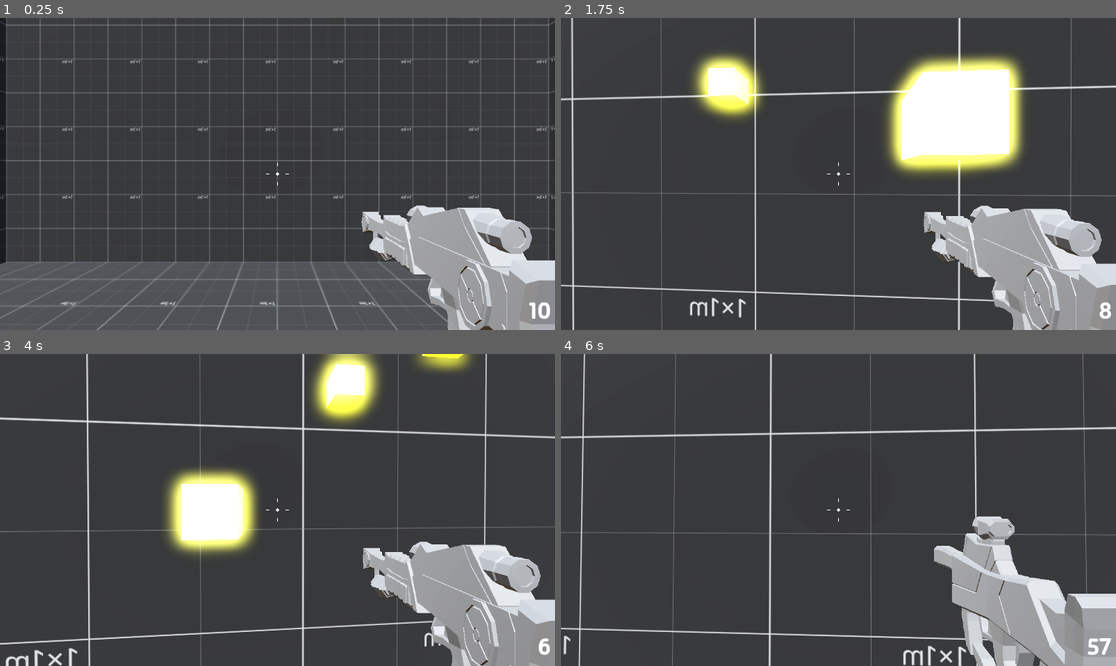
Above: before the commit, frames 1-4 (two rows, left to right).
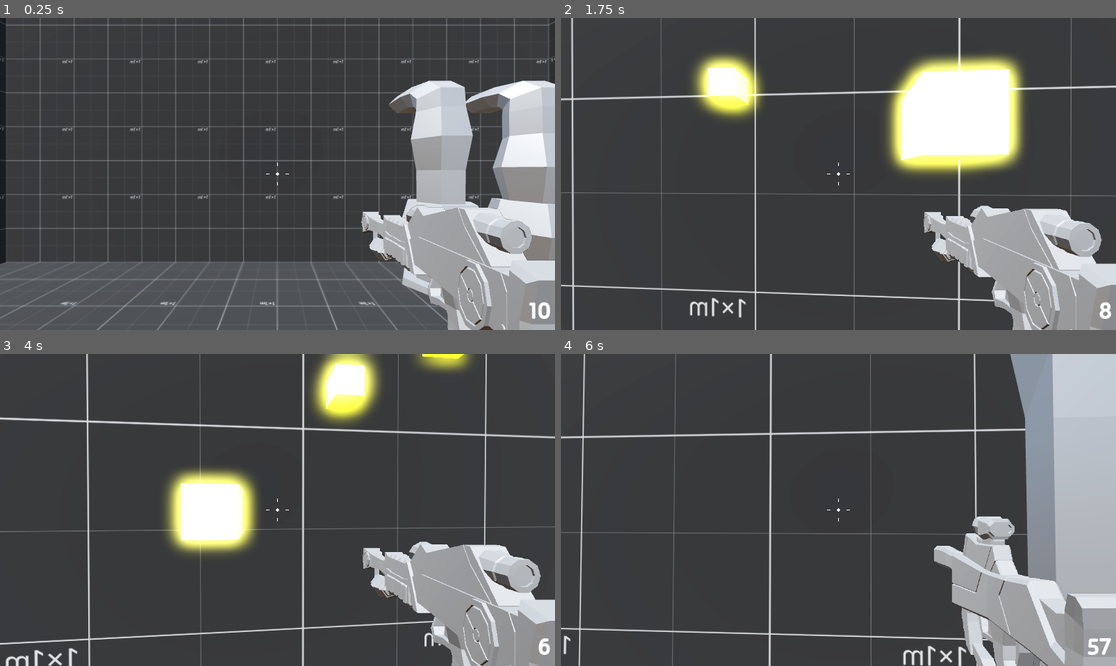
Above: after the commit, the same moments.

Repository: CommanderTempest/Robo-Rampage
Game: Godot game, scene res://Levels/main_level.tscn
Same seed, same stepped clock (60 frames per second), same inputs: the game is played once before the commit and once after it.
Inputs (mouse positions are in pixels of both pictures, inside the frame that each line leads up to):
- Up to frame 1 (0.25 s): no input
- Up to frame 2 (1.75 s): tap Enter at 0.5 s; move the mouse to (866, 174) at 0.52 s; press the mouse at (866, 174) at 0.53 s; hold W (move_forward) from 0.53 s (still down); tap Space (jump) at 0.77, 1.52 s; move the mouse to (810, 174) at 1.27 s; release the mouse at (810, 174) at 1.28 s; right-click (810, 174) at 1.35 s; click (810, 174) at 1.55 s
- Up to frame 3 (4 s): keep holding W (move_forward); move the mouse to (288, 503) at 2.02 s; press the mouse at (288, 503) at 2.03 s; move the mouse to (271, 516) at 2.77 s; release the mouse at (271, 516) at 2.78 s; tap Mouse wheel down (last_weapon) at 2.85 s; tap Space (jump) at 3.02, 3.77 s; click (271, 516) at 3.05 s; move the mouse to (316, 513) at 3.52 s; hold Mouse wheel up (next_weapon) from 3.53 s (still down); click (316, 513) at 3.8 s
- Up to frame 4 (6 s): move the mouse to (794, 506) at 4.27 s; release Mouse wheel up (next_weapon) at 4.28 s; tap 1 (weapon_1) at 4.35 s; tap Space (jump) at 4.52 s; click (794, 506) at 4.55 s; move the mouse to (844, 510) at 5.02 s; hold 2 (weapon_2) 5.03-5.78 s; click (844, 510) at 5.3 s; move the mouse to (816, 503) at 5.77 s; release W (move_forward) at 5.78 s; hold D (move_right) from 5.78 s (still down); click (816, 503) at 5.85 s

The runs differ from the first frame. In frame 1, 10% of the frame differs, in the area x 1-100%, y 2-89%; in frame 2, 0.1%; in frame 3, less than 0.1%; in frame 4, 12%, in the area x 80-100%, y 0-100%.

Commit message:
Added props & Bug Fixes
+Fixed label bugs
+Fixed spark bugs
+Added props to the level

Diff:
--- a/Enemy/enemy.gd
+++ b/Enemy/enemy.gd
@@ -65,5 +65,4 @@
 	look_at(global_position + adjusted_direction, Vector3.UP, true)
 
 func attack() -> void:
-	print("Enemy Attack!")
 	player.hitpoints -= enemy_damage
--- a/Enemy/enemy.tscn
+++ b/Enemy/enemy.tscn
@@ -47,6 +47,22 @@
 }]
 }
 
+[sub_resource type="Animation" id="Animation_jua6w"]
+resource_name = "Idle"
+loop_mode = 1
+tracks/0/type = "value"
+tracks/0/imported = false
+tracks/0/enabled = true
+tracks/0/path = NodePath("Drone:position")
+tracks/0/interp = 1
+tracks/0/loop_wrap = true
+tracks/0/keys = {
+"times": PackedFloat32Array(0, 0.5),
+"transitions": PackedFloat32Array(-2, -2),
+"update": 0,
+"values": [Vector3(0, 0.45, 0), Vector3(0, 0.615312, 0)]
+}
+
 [sub_resource type="Animation" id="Animation_110sy"]
 length = 0.001
 tracks/0/type = "value"
@@ -72,22 +88,6 @@
 "transitions": PackedFloat32Array(1),
 "update": 0,
 "values": [Vector3(1, 1, 1)]
-}
-
-[sub_resource type="Animation" id="Animation_jua6w"]
-resource_name = "Idle"
-loop_mode = 1
-tracks/0/type = "value"
-tracks/0/imported = false
-tracks/0/enabled = true
-tracks/0/path = NodePath("Drone:position")
-tracks/0/interp = 1
-tracks/0/loop_wrap = true
-tracks/0/keys = {
-"times": PackedFloat32Array(0, 0.5),
-"transitions": PackedFloat32Array(-2, -2),
-"update": 0,
-"values": [Vector3(0, 0.45, 0), Vector3(0, 0.615312, 0)]
 }
 
 [sub_resource type="AnimationLibrary" id="AnimationLibrary_0ub6f"]
@@ -127,7 +127,6 @@
 shape = SubResource("CapsuleShape3D_wwtrw")
 
 [node name="NavigationAgent3D" type="NavigationAgent3D" parent="."]
-debug_enabled = true
 
 [node name="AnimationPlayer" type="AnimationPlayer" parent="."]
 autoplay = "Idle"
--- /dev/null
+++ b/Hazards/lava.gd
@@ -0,0 +1,5 @@
+extends Area3D
+
+func _on_body_entered(body):
+	if body.is_in_group("player") or body is Enemy:
+		body.hitpoints = 0
--- /dev/null
+++ b/Hazards/lava.tres
@@ -0,0 +1,122 @@
+[gd_resource type="VisualShader" load_steps=15 format=3 uid="uid://qlqauxxf15mk"]
+
+[sub_resource type="FastNoiseLite" id="FastNoiseLite_rdis7"]
+noise_type = 2
+fractal_type = 0
+cellular_jitter = 0.75
+
+[sub_resource type="NoiseTexture2D" id="NoiseTexture2D_t3chv"]
+seamless = true
+noise = SubResource("FastNoiseLite_rdis7")
+
+[sub_resource type="VisualShaderNodeTexture" id="VisualShaderNodeTexture_p021w"]
+texture = SubResource("NoiseTexture2D_t3chv")
+
+[sub_resource type="VisualShaderNodeUVFunc" id="VisualShaderNodeUVFunc_e0xkd"]
+default_input_values = [1, Vector2(0.01, 0.01), 2, Vector2(0, 0)]
+
+[sub_resource type="VisualShaderNodeInput" id="VisualShaderNodeInput_nfa7h"]
+input_name = "time"
+
+[sub_resource type="VisualShaderNodeUVFunc" id="VisualShaderNodeUVFunc_g6tj0"]
+default_input_values = [1, Vector2(-0.02, -0.02), 2, Vector2(0, 0)]
+
+[sub_resource type="FastNoiseLite" id="FastNoiseLite_ug2bf"]
+seed = 1
+fractal_type = 0
+
+[sub_resource type="NoiseTexture2D" id="NoiseTexture2D_o5p2q"]
+seamless = true
+noise = SubResource("FastNoiseLite_ug2bf")
+
+[sub_resource type="VisualShaderNodeTexture" id="VisualShaderNodeTexture_d2ruf"]
+texture = SubResource("NoiseTexture2D_o5p2q")
+
+[sub_resource type="VisualShaderNodeFloatOp" id="VisualShaderNodeFloatOp_ercwh"]
+operator = 2
+
+[sub_resource type="VisualShaderNodeSmoothStep" id="VisualShaderNodeSmoothStep_wfp05"]
+default_input_values = [0, 0.0, 1, 0.5, 2, 0.5]
+
+[sub_resource type="Gradient" id="Gradient_36x1h"]
+offsets = PackedFloat32Array(0, 0.485714, 1)
+colors = PackedColorArray(1, 1, 0.184314, 1, 1, 0.25098, 0, 1, 0.580392, 0.141176, 0, 1)
+
+[sub_resource type="GradientTexture1D" id="GradientTexture1D_kwwd7"]
+gradient = SubResource("Gradient_36x1h")
+
+[sub_resource type="VisualShaderNodeTexture" id="VisualShaderNodeTexture_v1g83"]
+texture = SubResource("GradientTexture1D_kwwd7")
+
+[resource]
+code = "shader_type spatial;
+render_mode blend_mix, depth_draw_opaque, cull_back, diffuse_lambert, specular_schlick_ggx;
+
+uniform sampler2D tex_frg_2;
+uniform sampler2D tex_frg_6;
+uniform sampler2D tex_frg_9;
+
+
+
+void fragment() {
+// Input:4
+	float n_out4p0 = TIME;
+
+
+// UVFunc:3
+	vec2 n_in3p1 = vec2(0.01000, 0.01000);
+	vec2 n_out3p0 = vec2(n_out4p0) * n_in3p1 + UV;
+
+
+// Texture2D:2
+	vec4 n_out2p0 = texture(tex_frg_2, n_out3p0);
+
+
+// UVFunc:5
+	vec2 n_in5p1 = vec2(-0.02000, -0.02000);
+	vec2 n_out5p0 = vec2(n_out4p0) * n_in5p1 + UV;
+
+
+// Texture2D:6
+	vec4 n_out6p0 = texture(tex_frg_6, n_out5p0);
+
+
+// FloatOp:7
+	float n_out7p0 = n_out2p0.x * n_out6p0.x;
+
+
+// SmoothStep:8
+	float n_in8p0 = 0.00000;
+	float n_in8p1 = 0.50000;
+	float n_out8p0 = smoothstep(n_in8p0, n_in8p1, n_out7p0);
+
+
+// Texture2D:9
+	vec4 n_out9p0 = texture(tex_frg_9, vec2(n_out8p0));
+
+
+// Output:0
+	ALBEDO = vec3(n_out9p0.xyz);
+	EMISSION = vec3(n_out9p0.xyz);
+
+
+}
+"
+nodes/fragment/0/position = Vector2(560, 140)
+nodes/fragment/2/node = SubResource("VisualShaderNodeTexture_p021w")
+nodes/fragment/2/position = Vector2(-220, 360)
+nodes/fragment/3/node = SubResource("VisualShaderNodeUVFunc_e0xkd")
+nodes/fragment/3/position = Vector2(-580, 400)
+nodes/fragment/4/node = SubResource("VisualShaderNodeInput_nfa7h")
+nodes/fragment/4/position = Vector2(-960, 480)
+nodes/fragment/5/node = SubResource("VisualShaderNodeUVFunc_g6tj0")
+nodes/fragment/5/position = Vector2(-580, 660)
+nodes/fragment/6/node = SubResource("VisualShaderNodeTexture_d2ruf")
+nodes/fragment/6/position = Vector2(-220, 660)
+nodes/fragment/7/node = SubResource("VisualShaderNodeFloatOp_ercwh")
+nodes/fragment/7/position = Vector2(-20, 540)
+nodes/fragment/8/node = SubResource("VisualShaderNodeSmoothStep_wfp05")
+nodes/fragment/8/position = Vector2(140, 440)
+nodes/fragment/9/node = SubResource("VisualShaderNodeTexture_v1g83")
+nodes/fragment/9/position = Vector2(340, 320)
+nodes/fragment/connections = PackedInt32Array(3, 0, 2, 0, 4, 0, 3, 2, 5, 0, 6, 0, 4, 0, 5, 2, 2, 0, 7, 0, 6, 0, 7, 1, 7, 0, 8, 2, 8, 0, 9, 0, 9, 0, 0, 0, 9, 0, 0, 5)
--- /dev/null
+++ b/Hazards/lava.tscn
@@ -0,0 +1,24 @@
+[gd_scene load_steps=4 format=3 uid="uid://b7eaxhimd3w82"]
+
+[ext_resource type="Script" path="res://Hazards/lava.gd" id="1_5bx3w"]
+[ext_resource type="Material" uid="uid://bkq7e2r163on2" path="res://Levels/Materials/lava.tres" id="1_u5lox"]
+
+[sub_resource type="PlaneMesh" id="PlaneMesh_0ywsx"]
+resource_local_to_scene = true
+size = Vector2(10, 10)
+
+[node name="Lava" type="Area3D"]
+script = ExtResource("1_5bx3w")
+
+[node name="MeshInstance3D" type="MeshInstance3D" parent="."]
+material_override = ExtResource("1_u5lox")
+mesh = SubResource("PlaneMesh_0ywsx")
+
+[node name="OmniLight3D" type="OmniLight3D" parent="."]
+transform = Transform3D(1, 0, 0, 0, 1, 0, 0, 0, 1, 0, 2, 0)
+light_color = Color(1, 0.501961, 0, 1)
+light_energy = 2.0
+shadow_enabled = true
+omni_attenuation = 0.1
+
+[connection signal="body_entered" from="." to="." method="_on_body_entered"]
--- /dev/null
+++ b/Levels/Materials/lava.tres
@@ -0,0 +1,7 @@
+[gd_resource type="ShaderMaterial" load_steps=2 format=3 uid="uid://bkq7e2r163on2"]
+
+[ext_resource type="Shader" uid="uid://qlqauxxf15mk" path="res://Hazards/lava.tres" id="1_2bo7r"]
+
+[resource]
+render_priority = 0
+shader = ExtResource("1_2bo7r")
--- a/Levels/main_level.tscn
+++ b/Levels/main_level.tscn
@@ -1,10 +1,16 @@
-[gd_scene load_steps=10 format=3 uid="uid://r28rngkq1aup"]
+[gd_scene load_steps=18 format=3 uid="uid://r28rngkq1aup"]
 
 [ext_resource type="Material" uid="uid://cvbyu3btcpy63" path="res://Levels/Materials/Grey.tres" id="1_7uco5"]
 [ext_resource type="PackedScene" uid="uid://ctmrgukwtbcng" path="res://Pickups/pickup.tscn" id="2_guvkg"]
 [ext_resource type="PackedScene" uid="uid://djrtauwcadbm0" path="res://Pickups/small_bullet_pickup.tscn" id="3_lryu5"]
 [ext_resource type="PackedScene" uid="uid://c8bs6s0c2783j" path="res://Enemy/enemy.tscn" id="4_h74wc"]
 [ext_resource type="PackedScene" uid="uid://dr4t02eyl4xrn" path="res://Player/player.tscn" id="5_bvdjp"]
+[ext_resource type="PackedScene" uid="uid://bpneql535k3dc" path="res://Assets/Props/Monitor.glb" id="6_7ji8e"]
+[ext_resource type="PackedScene" uid="uid://b7eaxhimd3w82" path="res://Hazards/lava.tscn" id="6_cvwwa"]
+[ext_resource type="PackedScene" uid="uid://hqieaweopdkg" path="res://Assets/Props/Light.glb" id="7_n5h4r"]
+[ext_resource type="PackedScene" uid="uid://by5jfjvqhx0y2" path="res://Assets/Props/Generator.glb" id="8_mtfpm"]
+[ext_resource type="PackedScene" uid="uid://dg17yod5pvp10" path="res://Assets/Props/Pipes.glb" id="9_wmnvl"]
+[ext_resource type="PackedScene" uid="uid://cpbfw020yl2hl" path="res://Assets/Props/FloorTile.glb" id="10_sgrjw"]
 
 [sub_resource type="ProceduralSkyMaterial" id="ProceduralSkyMaterial_77edk"]
 sky_horizon_color = Color(0.64625, 0.65575, 0.67075, 1)
@@ -26,6 +32,13 @@
 agent_max_slope = 90.0
 filter_ledge_spans = true
 
+[sub_resource type="PlaneMesh" id="PlaneMesh_qqr5s"]
+resource_local_to_scene = true
+size = Vector2(10, 10)
+
+[sub_resource type="ConvexPolygonShape3D" id="ConvexPolygonShape3D_hi0l2"]
+points = PackedVector3Array(-5, 0, -5, -5, 0, 5, 5, 0, -5, 5, 0, 5)
+
 [node name="MainLevel" type="Node3D"]
 
 [node name="WorldEnvironment" type="WorldEnvironment" parent="."]
@@ -189,3 +202,43 @@
 operation = 2
 flip_faces = true
 size = Vector3(24, 4, 3)
+
+[node name="Monitor" parent="NavigationRegion3D/Level Objects" instance=ExtResource("6_7ji8e")]
+transform = Transform3D(0.3, 0, 0, 0, 1, 0, 0, 0, 1, 1.48193, 1.9, -5)
+
+[node name="Light" parent="NavigationRegion3D/Level Objects" instance=ExtResource("7_n5h4r")]
+transform = Transform3D(0.1, 0, 0, 0, 1, 0, 0, 0, 1, 0, 4, 0)
+
+[node name="Generator" parent="NavigationRegion3D/Level Objects" instance=ExtResource("8_mtfpm")]
+transform = Transform3D(0.1, 0, 0, 0, 1, 0, 0, 0, 1, 0.349398, 1, -2.6)
+
+[node name="Pipes" parent="NavigationRegion3D/Level Objects" instance=ExtResource("9_wmnvl")]
+transform = Transform3D(0.3, 0, 0, 0, 0, 1, 0, -2, 0, 1.08434, 0, 2.3)
+
+[node name="FloorTile" parent="NavigationRegion3D/Level Objects" instance=ExtResource("10_sgrjw")]
+transform = Transform3D(0.2, 0, 0, 0, 1, 0, 0, 0, 1, 0.0361446, 0, 0)
+
+[node name="FloorTile2" parent="NavigationRegion3D/Level Objects" instance=ExtResource("10_sgrjw")]
+transform = Transform3D(0.08, 0, 0, 0, 1, 0, 0, 0, 0.8, 0.0361446, 0, -2.2)
+
+[node name="FloorTile3" parent="NavigationRegion3D/Level Objects" instance=ExtResource("10_sgrjw")]
+transform = Transform3D(0.08, 0, 0, 0, 1, 0, 0, 0, 0.8, -0.0120482, 0, -5.2)
+
+[node name="FloorTile4" parent="NavigationRegion3D/Level Objects" instance=ExtResource("10_sgrjw")]
+transform = Transform3D(0.08, 0, 0, 0, 1, 0, 0, 0, 0.8, 0.0240964, 0, -8.2)
+
+[node name="LavaPools" type="Node3D" parent="."]
+
+[node name="Lava" parent="LavaPools" instance=ExtResource("6_cvwwa")]
+transform = Transform3D(1.45, 0, 0, 0, 1, 0, 0, 0, 0.6, 18.4949, 2.02107, -14.9673)
+
+[node name="MeshInstance3D" parent="LavaPools/Lava" index="0"]
+mesh = SubResource("PlaneMesh_qqr5s")
+
+[node name="OmniLight3D" parent="LavaPools/Lava" index="1"]
+omni_range = 25.0
+
+[node name="CollisionShape3D" type="CollisionShape3D" parent="LavaPools/Lava"]
+shape = SubResource("ConvexPolygonShape3D_hi0l2")
+
+[editable path="LavaPools/Lava"]
--- a/Player/AmmoHandler.gd
+++ b/Player/AmmoHandler.gd
@@ -2,6 +2,7 @@
 class_name AmmoHandler
 
 @export var ammo_label: Label
+@export var weapon_handler: Node3D
 
 enum ammo_type {
 	BULLET,
@@ -25,11 +26,11 @@
 func use_ammo(type: ammo_type) -> void:
 	if (has_ammo(type)):
 		ammo_storage[type] -= 1
-		update_ammo_label(type)
+		update_ammo_label(weapon_handler.get_weapon_ammo())
 
 func update_ammo_label(type: ammo_type) -> void:
 	ammo_label.text = str(ammo_storage[type])
 
 func add_ammo(type: ammo_type, amount: int) -> void:
 	ammo_storage[type] += amount
-	update_ammo_label(type)
+	update_ammo_label(weapon_handler.get_weapon_ammo())
--- a/Player/WeaponHandler.gd
+++ b/Player/WeaponHandler.gd
@@ -42,3 +42,6 @@
 		if get_child(index).visible:
 			return index
 	return 0
+
+func get_weapon_ammo() -> AmmoHandler.ammo_type:
+	return get_child(get_current_index()).ammo_type
--- a/Player/player.tscn
+++ b/Player/player.tscn
@@ -132,10 +132,11 @@
 ammo_handler = NodePath("../../AmmoHandler")
 ammo_type = 1
 
-[node name="AmmoHandler" type="Node" parent="SubViewportContainer/SubViewport/WeaponCamera" node_paths=PackedStringArray("ammo_label")]
+[node name="AmmoHandler" type="Node" parent="SubViewportContainer/SubViewport/WeaponCamera" node_paths=PackedStringArray("ammo_label", "weapon_handler")]
 unique_name_in_owner = true
 script = ExtResource("6_piomb")
 ammo_label = NodePath("../../../../MarginContainer/AmmoLabel")
+weapon_handler = NodePath("../WeaponHandler")
 
 [node name="CenterContainer" type="CenterContainer" parent="."]
 anchors_preset = 15
--- a/Weapons/hitscan_weapon.gd
+++ b/Weapons/hitscan_weapon.gd
@@ -38,12 +38,13 @@
 		ammo_handler.use_ammo(ammo_type)
 		muzzle_flash.restart()
 		cooldown_timer.start(1.0 / fire_rate)
+
 		var collider = ray_cast_3d.get_collider()
-		printt("Weapon fired!", collider)
 		weapon_mesh.position.z += recoil
 
-		if collider is Enemy:
-			collider.hitpoints -= weapon_damage
-		var spark = sparks.instantiate()
-		add_child(spark)
-		spark.global_position = ray_cast_3d.get_collision_point()
+		if ray_cast_3d.is_colliding():
+			if collider is Enemy:
+				collider.hitpoints -= weapon_damage
+			var spark = sparks.instantiate()
+			add_child(spark)
+			spark.global_position = ray_cast_3d.get_collision_point()
--- a/project.godot
+++ b/project.godot
@@ -72,3 +72,7 @@
 "events": [Object(InputEventMouseButton,"resource_local_to_scene":false,"resource_name":"","device":-1,"window_id":0,"a …(258 unchanged characters)…
 ]
 }
+
+[rendering]
+
+anti_aliasing/quality/msaa_3d=2
Binary file added: Assets/Props/Cap.glb
Not shown, added: Assets/Props/Cap.glb.import
Not shown, added: Assets/Props/Cap_Palette-Base-SF.png.import
Binary file added: Assets/Props/Container.glb
Not shown, added: Assets/Props/Container.glb.import
Not shown, added: Assets/Props/Container_Palette-Base-SF.png.import
Binary file added: Assets/Props/Floor.glb
Not shown, added: Assets/Props/Floor.glb.import
Binary file added: Assets/Props/FloorTile.glb
Not shown, added: Assets/Props/FloorTile.glb.import
Not shown, added: Assets/Props/FloorTile_Palette-Base-SF.png.import
Not shown, added: Assets/Props/Floor_Palette-Base-SF.png.import
(and 23 more such lines)
